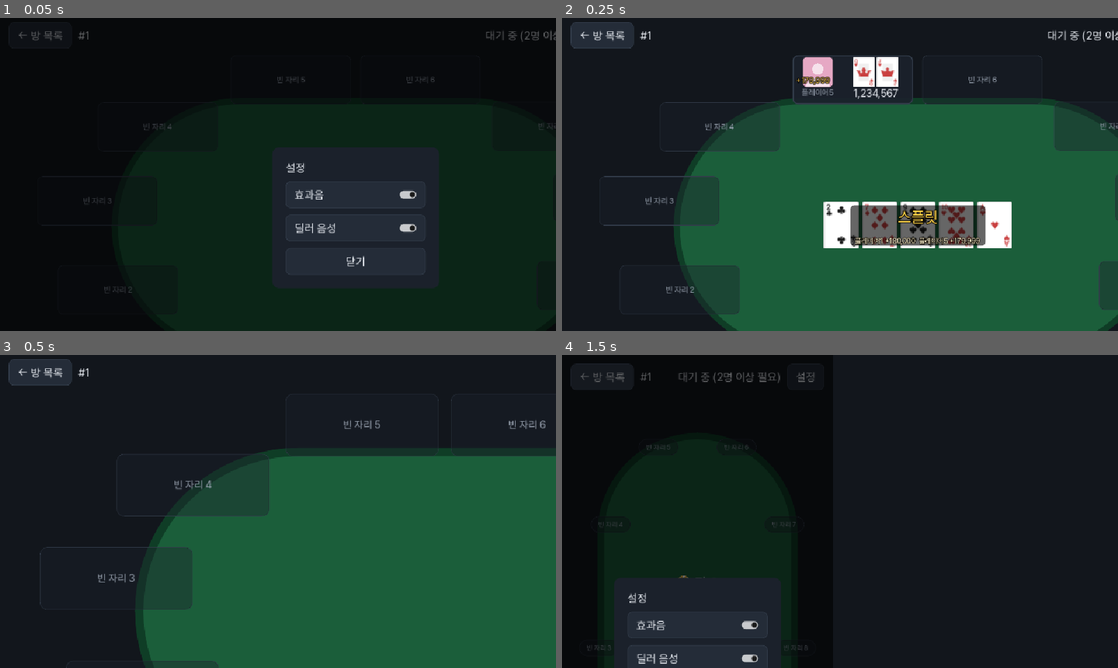
Above: before the commit, frames 1-4 (two rows, left to right).
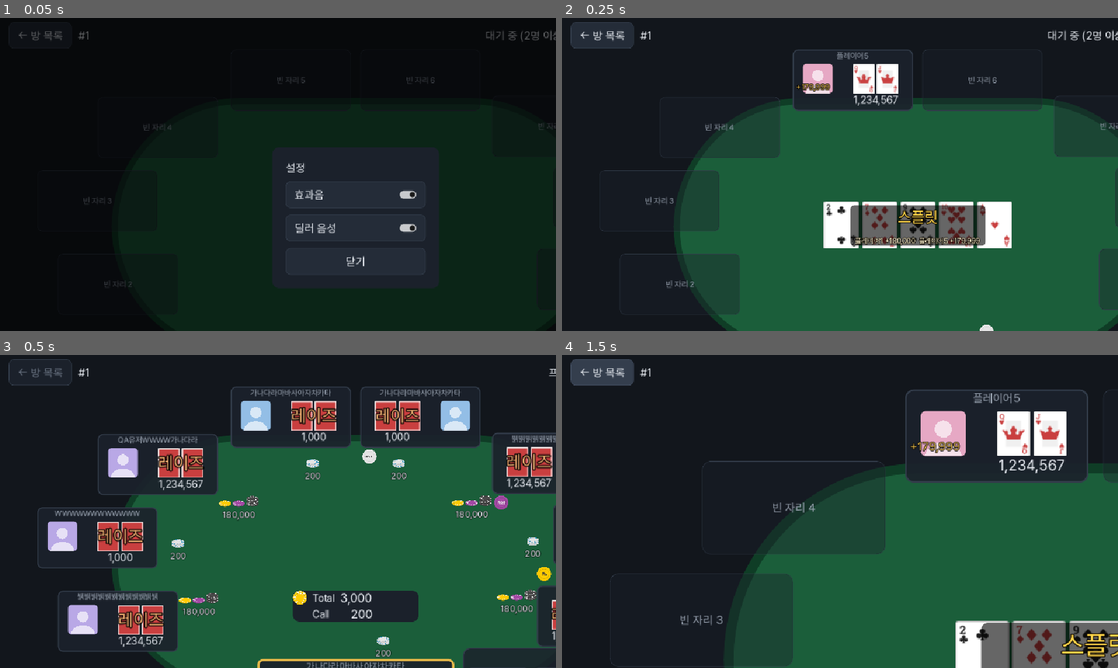
Above: after the commit, the same moments.

Repository: modify879/board-game-godot
Game: Godot game, scene res://games/holdem/test_layout.tscn
Two runs of this game, one before a commit and one after it. Both use one fixed random seed, a clock stepped at 60 frames per second and the inputs below. This scene is started directly instead of the project's main scene.
Inputs (mouse positions are in pixels of both pictures, inside the frame that each line leads up to):
- Up to frame 1 (0.05 s): no input
- Up to frame 2 (0.25 s): no input
- Up to frame 3 (0.5 s): no input
- Up to frame 4 (1.5 s): click (600, 373) at 0.5 s, where only the run before the commit has a clickable "← 방 목록"; click (600, 373) at 1.25 s, where only the run after the commit has a clickable "← 방 목록"

The runs differ from the first frame. In frame 1, less than 0.1% of the frame differs, in the area x 18-79%, y 19-88%; in frame 2, 2.7%; in frame 3, 22%; in frame 4, 44%, in the area x 1-100%, y 1-100%.

Commit message:
fix(holdem): 닉네임을 자르지 않고 패널 전체 폭 줄(폰은 두 줄까지)로 끝까지 보인다

Diff:
--- a/games/holdem/seat.gd
+++ b/games/holdem/seat.gd
@@ -16,6 +16,8 @@
 const AVATAR_COLORS := [Color("8FC9DC"), Color("93BEE6"), Color("A3B5EA"), Color("B9A8E6"), Color("E6A8C4"), Color("9FD6C2")]
 const WARN_SECONDS := 5.0
 const PHONE_TOKEN := 38.0 # 폰 행동 토큰 지름
+const NAME_MIN_PHONE := 10 # 닉네임 글자 최소 크기(폰, px). 한 줄에 안 들어오면 두 줄로 줄바꿈한다(캡슐을 못 넓힌다: 9인 세로 화면에서 옆 좌석과 겹친다)
+const NAME_MIN_DESK := 12.0 # 데스크톱 최소 크기(× k)
 
 var compact := false
 var desk := false # 데스크톱 패널 모양(table.gd 가 set_desktop 으로 켠다). false 면 폰 캡슐
@@ -38,6 +40,10 @@
 var _style := StyleBoxFlat.new()
 var _dim := Color.WHITE # desk 에서 폴드·끊김 어둡게(패널 바탕·글자). 폰은 노드 modulate 를 쓴다
 var _stack_fs := 17
+var _name_fs := 14 # 닉네임 기본 글자 크기(맞춤은 여기서 1px 씩 줄인다)
+var _name_min := NAME_MIN_PHONE
+var _phone_x0 := 0.0
+var _name_w := 0.0 # 닉네임 라벨 폭
 var _all_in_style: StyleBox
 var _pulse := 0.0 # 경고 구간(남은 초 < WARN_SECONDS)에서 차례 테두리가 금색↔빨강으로 오가는 0~1 값
 
@@ -70,7 +76,12 @@
 
 ## 데스크톱 패널 크기(설계 좌표 × 배율 k). 아래 가운데 내 자리는 카드가 크다
 static func panel_size(hero: bool, kk: float) -> Vector2:
-	return (Vector2(360, 150) if hero else Vector2(220, 90)) * kk
+	return (Vector2(360, 176) if hero else Vector2(220, 112)) * kk
+
+
+## 데스크톱 패널 위 닉네임 줄 높이(설계 좌표, 글자 14·17px 라벨의 최소 높이 22·26). 아바타·카드·스택은 이만큼 아래로 내려 앉는다
+static func name_row(hero: bool) -> float:
+	return 26.0 if hero else 22.0
 
 
 ## 데스크톱 좌석 카드 한 장 크기. 내 자리는 큰 카드(내 홀카드 MyCards 와 같다)
@@ -121,12 +132,16 @@
 	initial.position = Vector2(7, 7)
 	initial.size = Vector2(d, d)
 	initial.add_theme_font_size_override("font_size", 16 if is_compact else 20)
-	var x0 := h
-	name_label.add_theme_font_size_override("font_size", 12 if is_compact else 14)
+	var x0 := h - 5.0
+	_phone_x0 = x0
+	_name_fs = 12 if is_compact else 14
+	_name_min = NAME_MIN_PHONE
+	name_label.add_theme_font_size_override("font_size", _name_fs)
 	_stack_fs = 15 if is_compact else 17
 	stack_label.add_theme_font_size_override("font_size", _stack_fs)
 	name_label.position = Vector2(x0, h / 2.0 - (19 if is_compact else 21))
-	name_label.size = Vector2(size.x - x0 - 10, 20)
+	_name_w = size.x - x0 - 6.0
+	name_label.size = Vector2(_name_w, 20)
 	stack_label.position = Vector2(x0, h / 2.0 - 1)
 	stack_label.size = Vector2(size.x - x0 - 6, 22)
 	var fs := 10 if is_compact else 11
@@ -156,26 +171,29 @@
 	var cd: Rect2 = cols.cards
 	var d := (76.0 if hero else 54.0) * kk # 아바타 사진: 둥근 사각, 열을 거의 채운다(닉네임은 그 아래)
 	_avatar_r = d / 2.0
-	_avatar_c = Vector2(av.get_center().x, (5.0 if hero else 4.0) * kk + _avatar_r)
+	var dy := name_row(hero)
+	_avatar_c = Vector2(av.get_center().x, (dy + (5.0 if hero else 4.0)) * kk + _avatar_r)
 	initial.position = _avatar_c - Vector2(_avatar_r, _avatar_r)
 	initial.size = Vector2(d, d)
 	initial.add_theme_font_size_override("font_size", int(round((24.0 if hero else 18.0) * kk)))
-	name_label.add_theme_font_size_override("font_size", int(round((17.0 if hero else 14.0) * kk)))
+	_name_fs = int(round((17.0 if hero else 14.0) * kk))
+	_name_min = int(round(NAME_MIN_DESK * kk))
 	_stack_fs = int(round((22.0 if hero else 18.0) * kk))
 	stack_label.add_theme_font_size_override("font_size", _stack_fs)
 	name_label.horizontal_alignment = HORIZONTAL_ALIGNMENT_CENTER
 	stack_label.horizontal_alignment = HORIZONTAL_ALIGNMENT_CENTER
+	var m := (8.0 if hero else 6.0) * kk # 닉네임은 패널 맨 위, 좌우 여백만 남기고 폭 전체
+	_name_w = size.x - 2.0 * m
+	name_label.position = Vector2(m, 2.0 * kk)
+	name_label.size = Vector2(_name_w, dy * kk)
+	name_label.add_theme_font_size_override("font_size", _name_fs)
 	if hero:
-		name_label.position = Vector2(av.position.x, 82.0 * kk)
-		name_label.size = Vector2(av.size.x, 22.0 * kk)
-		stack_label.position = Vector2(cd.position.x, 93.0 * kk)
+		stack_label.position = Vector2(cd.position.x, (93.0 + dy) * kk)
 		stack_label.size = Vector2(cd.size.x, 26.0 * kk)
-		hand_rank.position = Vector2(cd.position.x, 119.0 * kk)
+		hand_rank.position = Vector2(cd.position.x, (119.0 + dy) * kk)
 		hand_rank.size = Vector2(cd.size.x, 19.0 * kk)
 	else:
-		name_label.position = Vector2(av.position.x, 59.0 * kk)
-		name_label.size = Vector2(av.size.x, 18.0 * kk)
-		stack_label.position = Vector2(cd.position.x, 58.0 * kk)
+		stack_label.position = Vector2(cd.position.x, (58.0 + dy) * kk)
 		stack_label.size = Vector2(cd.size.x, 22.0 * kk)
 	hand_rank.horizontal_alignment = HORIZONTAL_ALIGNMENT_CENTER
 	hand_rank.add_theme_font_size_override("font_size", int(round(16.0 * kk)))
@@ -246,7 +264,7 @@
 ## 카드 칸 중심(오버레이·ALLIN·타이머 숫자 자리)
 func _zone_center() -> Vector2:
 	var cd: Rect2 = desk_columns(hero_slot, avatar_left, k).cards
-	return Vector2(cd.get_center().x, (50.0 if hero_slot else 31.0) * k)
+	return Vector2(cd.get_center().x, ((50.0 if hero_slot else 31.0) + name_row(hero_slot)) * k)
 
 
 func _center_label(l: Label) -> void:
@@ -263,7 +281,7 @@
 			list.append(l)
 	var av: Rect2 = desk_columns(hero_slot, avatar_left, k).avatar
 	if hero_slot: # 아바타 열 닉네임 아래로 세로로 쌓는다
-		var y := 108.0 * k
+		var y := (108.0 + name_row(true)) * k
 		for l: Label in list:
 			if y + l.size.y > timer_bar_rect().position.y - 2.0 * k:
 				l.hide() # 아래로 넘치면 낮은 우선순위부터 숨긴다
@@ -287,6 +305,49 @@
 	while fs > 10 and font.get_string_size(stack_label.text, HORIZONTAL_ALIGNMENT_LEFT, -1, fs).x > stack_label.size.x:
 		fs -= 1
 	stack_label.add_theme_font_size_override("font_size", fs)
+
+
+## 닉네임을 자르지 않는다 — 기본 크기로 넘치면 1px 씩 줄이고, 최소 크기에서도 넘치면 그대로 둔다(폭은 최소 크기에서 12자가 들어오게 정했다)
+func _fit_name() -> void:
+	var fs := _name_fs
+	var font := name_label.get_theme_font("font")
+	if not desk:
+		_fit_name_phone(font)
+		return
+	while fs > _name_min and font.get_string_size(name_label.text, HORIZONTAL_ALIGNMENT_LEFT, -1, fs).x > _name_w:
+		fs -= 1
+	name_label.add_theme_font_size_override("font_size", fs)
+	name_label.size.x = _name_w # 글자가 넓으면 라벨 최소 폭으로 커져 있던 것을 되돌린다
+
+
+## 폰: 한 줄로 최소 크기까지 줄여 보고, 그래도 넘치면 최소 크기 이상에서 두 줄에 들어가는 가장 큰 글자로 줄바꿈한다(위·아래로 캡슐 높이 안에서 스택 줄이 내려간다)
+func _fit_name_phone(font: Font) -> void:
+	var w := _name_w
+	var h := size.y
+	var fs := _name_fs
+	while fs > _name_min and font.get_string_size(name_label.text, HORIZONTAL_ALIGNMENT_LEFT, -1, fs).x > w:
+		fs -= 1
+	name_label.add_theme_font_size_override("font_size", fs)
+	if font.get_string_size(name_label.text, HORIZONTAL_ALIGNMENT_LEFT, -1, fs).x <= w:
+		name_label.autowrap_mode = TextServer.AUTOWRAP_OFF
+		name_label.position = Vector2(_phone_x0, h / 2.0 - (19 if compact else 21))
+		name_label.size = Vector2(w, 20)
+		stack_label.position.y = h / 2.0 - 1
+	else:
+		fs = _name_fs
+		while fs > _name_min and _name_lines(font, fs) > 2:
+			fs -= 1
+		name_label.add_theme_font_size_override("font_size", fs)
+		var lh := font.get_height(fs)
+		name_label.autowrap_mode = TextServer.AUTOWRAP_ARBITRARY
+		name_label.position = Vector2(_phone_x0, 3.0)
+		name_label.size = Vector2(w, 2.0 * lh)
+		stack_label.position.y = 3.0 + 2.0 * lh
+
+
+func _name_lines(font: Font, fs: int) -> int:
+	var flags := TextServer.BREAK_MANDATORY | TextServer.BREAK_GRAPHEME_BOUND
+	return roundi(font.get_multiline_string_size(name_label.text, HORIZONTAL_ALIGNMENT_LEFT, _name_w, fs, -1, flags).y / font.get_height(fs))
 
 
 func _empty_rect() -> Rect2:
@@ -339,6 +400,7 @@
 	_avatar_color = AVATAR_COLORS[nick.hash() % AVATAR_COLORS.size()]
 	initial.text = "" # 기본 프로필 실루엣을 그리므로 이니셜은 쓰지 않는다
 	name_label.text = nick
+	_fit_name()
 	stack_label.text = Format.comma(info.stack)
 	_fit_stack()
 	for l: Control in [initial, name_label, stack_label]:
@@ -440,7 +502,7 @@
 		cs = desk_card_size(hero_slot, k)
 		gap = (8.0 if hero_slot else 4.0) * k
 		x0 = (desk_columns(hero_slot, avatar_left, k).cards as Rect2).get_center().x - (2.0 * cs.x + gap) / 2.0
-		y0 = 8.0 * k if hero_slot else 4.0 * k
+		y0 = ((8.0 if hero_slot else 4.0) + name_row(hero_slot)) * k
 	for i in 2:
 		var r: TextureRect = card_rects[i]
 		if i < codes.size():
@@ -488,7 +550,7 @@
 	if desk: # 카드 칸 가운데(내 자리는 큰 카드 아랫부분에 반투명으로 얹는다)
 		var c := _zone_center()
 		if hero_slot:
-			c.y = 72.0 * k
+			c.y = (72.0 + name_row(true)) * k
 		badge_action.position = c - badge_action.size / 2.0
 	else:
 		badge_action.position = token_center - badge_action.size / 2.0
--- a/games/holdem/seat.tscn
+++ b/games/holdem/seat.tscn
@@ -31,8 +31,6 @@
 [node name="NameLabel" type="Label" parent="."]
 unique_name_in_owner = true
 mouse_filter = 2
-clip_text = true
-text_overrun_behavior = 3
 
 [node name="StackLabel" type="Label" parent="."]
 unique_name_in_owner = true
--- a/games/holdem/table.gd
+++ b/games/holdem/table.gd
@@ -507,6 +507,8 @@
 		var a := deg_to_rad(D_ANGLES[v])
 		var pc := D_CENTER + D_OUTER * Vector2(cos(a), sin(a))
 		var half: Vector2 = (SeatScript.panel_size(v == 0 and hero_render, 1.0)) / 2.0
+		if pc.y > D_CENTER.y: # 닉네임 줄만큼 커진 패널은 아래쪽 좌석에서 위로 자란다(아래 변은 옛 자리 — 행동 패널·화면 밖을 피한다)
+			pc.y -= SeatScript.name_row(v == 0 and hero_render) / 2.0
 		var bet: Vector2
 		var cands: Array = []
 		var mg := D_MARKER / 2.0 + 3.0 # 마커 중심이 패널 가장자리에서 떨어지는 거리(마커 반 + 틈 3)
@@ -548,7 +550,7 @@
 		r.custom_minimum_size = hc
 	my_cards_box.size = Vector2(2.0 * hc.x + 8.0 * k, hc.y)
 	var hero_cd: Rect2 = SeatScript.desk_columns(true, true, k).cards # 내 큰 카드는 안쪽(카드) 열 가운데
-	my_cards_box.position = (slots[0].panel as Rect2).position + Vector2(hero_cd.get_center().x - my_cards_box.size.x / 2.0, 8.0 * k)
+	my_cards_box.position = (slots[0].panel as Rect2).position + Vector2(hero_cd.get_center().x - my_cards_box.size.x / 2.0, (8.0 + SeatScript.name_row(true)) * k)
 	# Total / Call 상자와 결과 문구는 보드 아래 같은 자리(핸드 중엔 상자, 끝나면 결과 문구)
 	total_box.custom_minimum_size = Vector2(230.0 * k, 0)
 	for l: Label in [total_label, call_label]:
--- a/games/holdem/test_layout.gd
+++ b/games/holdem/test_layout.gd
@@ -12,6 +12,11 @@
 # 같은 주인 안에서 겹쳐도 되는 (종류, 종류) — 캡슐 모서리의 배지, 캡슐·카드 모서리에 걸치는 족보 알약, 보드 줄 위에 겹쳐 그리는 결과 문구
 const ALLOWED := [["cap", "badge"], ["cap", "pill"], ["cards", "pill"], ["hero", "pill"], ["pot", "label"]]
 
+# 닉네임 최악(12자): 한글 2종·넓은 W·섞인 것. 좌석마다 돌려 쓴다
+const WORST := ["가나다라마바사아자차카타", "뷁뷁뷁뷁뷁뷁뷁뷁뷁뷁뷁뷁", "WWWWWWWWWWWW", "QA유저WWWW가나다라"]
+
+var worst := false
+var min_name_fs := {} # 크기 라벨 -> 관찰한 최소 닉네임 글자 크기
 var failures := 0
 var seq := 0
 
@@ -63,7 +68,13 @@
 			for hero in [1, 5, 0]: # 0 = 관전
 				for state in ["preflop", "showdown"]:
 					await _run_case(table, sz, n, hero, state)
+		worst = true # 모든 좌석이 12자 최악 닉네임
+		for hero in [5, 0]:
+			for state in ["preflop", "showdown"]:
+				await _run_case(table, sz, 9, hero, state)
+		worst = false
 		holder.queue_free()
+	print("min nickname font size: ", min_name_fs)
 	get_tree().quit(1 if failures else 0)
 
 
@@ -73,7 +84,7 @@
 	for i in nos.size():
 		var no: int = nos[i]
 		var user := 7 if no == hero else 100 + no
-		table.nickname_cache[user] = "플레이어%d" % no
+		table.nickname_cache[user] = WORST[i % WORST.size()] if worst else "플레이어%d" % no
 		var status := "ACTIVE"
 		var extra := {}
 		if state == "preflop":
@@ -106,7 +117,7 @@
 		view_extra = {"board": ["2c", "7d", "9s", "Th", "Ah"], "result": {"payouts": payouts, "shownHands": shown}}
 	var dealers: Array = nos
 	var min_gap := INF
-	var tag := "%dx%d n=%d hero=%s %s" % [sz.x, sz.y, n, "spec" if hero == 0 else str(hero), state]
+	var tag := "%dx%d n=%d hero=%s %s%s" % [sz.x, sz.y, n, "spec" if hero == 0 else str(hero), state, " worst-nick" if worst else ""]
 	var bad: Array = []
 	for d: int in dealers:
 		view_extra["buttonSeatNo"] = float(d)
@@ -161,7 +172,44 @@
 	return r
 
 
+## 닉네임은 어느 좌석이든 잘리지 않아야 한다: 글자 폭 <= 라벨 폭, 글자 크기 >= 최소, 말줄임·클립 없음
+func _name_bad(table: Control, sz: Vector2) -> Array:
+	var out: Array = []
+	for no in range(1, 10):
+		var s: Control = table.seat_nodes[no - 1]
+		var l: Label = s.name_label
+		if s.empty:
+			continue
+		var fs := l.get_theme_font_size("font_size")
+		var font := l.get_theme_font("font")
+		var w := font.get_string_size(l.text, HORIZONTAL_ALIGNMENT_LEFT, -1, fs).x
+		if l.autowrap_mode != TextServer.AUTOWRAP_OFF: # 폰 두 줄: 가장 넓은 줄 폭이 라벨 폭 안, 줄 수 2 이하, 높이가 라벨 안
+			var ms := font.get_multiline_string_size(l.text, HORIZONTAL_ALIGNMENT_LEFT, l.size.x, fs, -1, TextServer.BREAK_MANDATORY | TextServer.BREAK_GRAPHEME_BOUND)
+			w = ms.x
+			if ms.y > font.get_height(fs) * 2.0 + 0.5 or ms.y > l.size.y + 0.5:
+				out.append("seat%d 닉네임 두 줄에 안 들어감 %s (%.0f > %.0f)" % [no, l.text, ms.y, l.size.y])
+		if not table.desktop and l.get_global_rect().grow(-TOL).intersects(s.stack_label.get_global_rect().grow(-TOL)):
+			out.append("seat%d 닉네임 x 스택 %s %s" % [no, _s(l.get_global_rect()), _s(s.stack_label.get_global_rect())])
+		if not table.desktop and l.position.y < 0.0 or l.position.y + l.size.y > s.size.y:
+			out.append("seat%d 닉네임이 캡슐 밖 %s" % [no, _s(Rect2(l.position, l.size))])
+		var key := "%dx%d" % [sz.x, sz.y]
+		min_name_fs[key] = mini(min_name_fs.get(key, 999), fs)
+		if w > l.size.x + 0.5:
+			out.append("seat%d 닉네임 잘림 %s (%.0f > %.0f, fs %d)" % [no, l.text, w, l.size.x, fs])
+		if fs < s._name_min:
+			out.append("seat%d 닉네임 글자 %d < 최소 %d" % [no, fs, s._name_min])
+		if l.clip_text or l.text_overrun_behavior != TextServer.OVERRUN_NO_TRIMMING:
+			out.append("seat%d 닉네임 라벨에 clip/말줄임" % no)
+	return out
+
+
 func _collect_view(table: Control, hero: int) -> Dictionary:
+	var r := _collect_view2(table, hero)
+	r.bad.append_array(_name_bad(table, table.get_global_rect().size))
+	return r
+
+
+func _collect_view2(table: Control, hero: int) -> Dictionary:
 	if table.desktop:
 		return _collect_desktop(table, hero)
 	var area: Rect2 = table.felt_area.get_global_rect()
